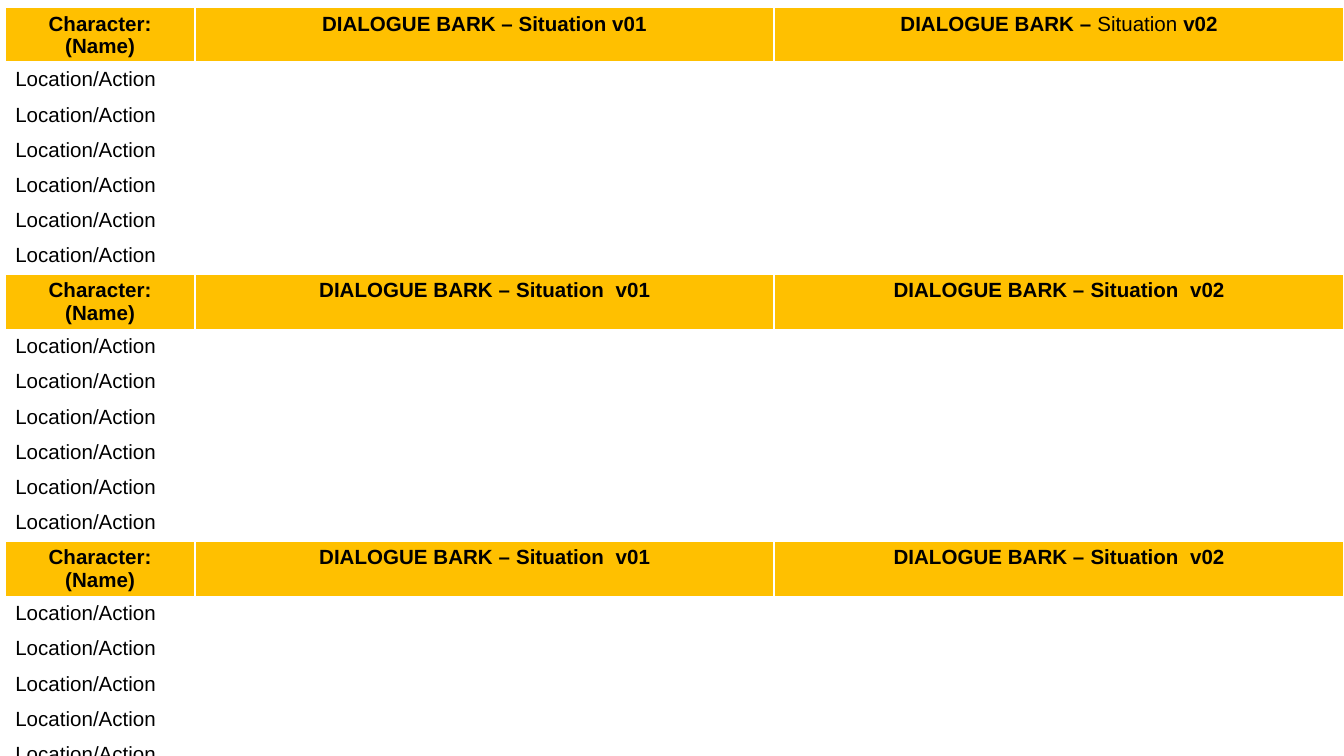
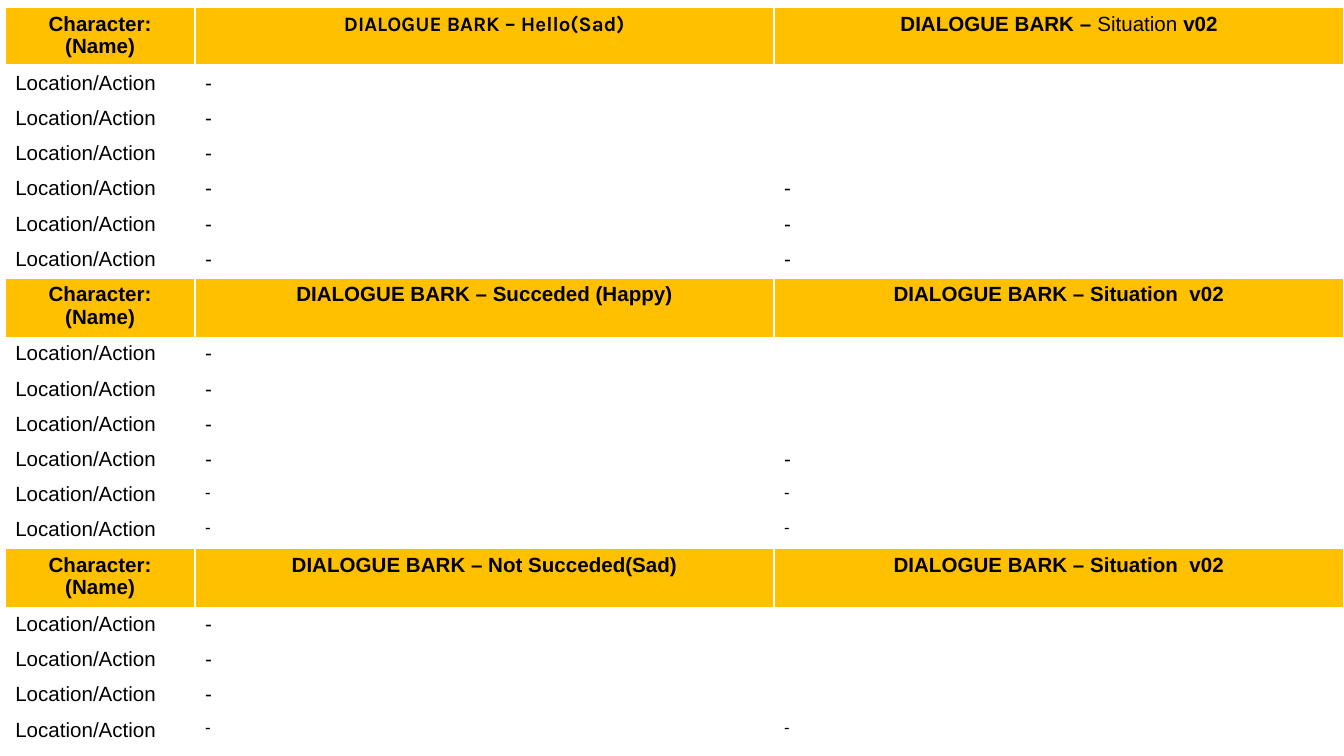
Before and after one commit to E1kari/Game-Jaaaam, a slide deck: slide 6 of Design Stuff/Narrativ/Kunden/2.1 Candour Alabaster.pptx (slide 8 before the commit). Drawn at 1344x756 pixels with LibreOffice and Linux fonts; fonts in the diff are those of the drawing. Boxes give left, top, right and bottom in pixels: in the first picture for what was removed or moved away, otherwise in the second. Text is boxed around its words. In the diff, an @@ line names an element or a change of style, - is before the commit and + after.

```diff
--- a/Design Stuff/Narrativ/Kunden/2.1 Candour Alabaster.pptx
+++ b/Design Stuff/Narrativ/Kunden/2.1 Candour Alabaster.pptx
@@ table at box(5, 8, 1344, 756) @@
-row 1: Character: (Name) | DIALOGUE BARK – Situation v01 | DIALOGUE BARK – Situation v02
+row 1: Character: (Name) | DIALOGUE BARK – Hello(Sad) | DIALOGUE BARK – Situation v02
+row 2: Location/Action | - | 
+row 3: Location/Action | - | 
+row 4: Location/Action | - | 
+row 5: Location/Action | - | -
+row 6: Location/Action | - | -
+row 7: Location/Action | - | -
+row 8: Character: (Name) | DIALOGUE BARK – Succeded (Happy) | DIALOGUE BARK – Situation v02
+row 9: Location/Action | - | 
+row 10: Location/Action | - | 
+row 11: Location/Action | - | 
+row 12: Location/Action | - | -
+row 13: Location/Action | - | -
+row 14: Location/Action | - | -
+row 15: Character: (Name) | DIALOGUE BARK – Not Succeded(Sad) | DIALOGUE BARK – Situation v02
+row 16: Location/Action | - | 
+row 17: Location/Action | - | 
+row 18: Location/Action | - | 
+row 19: Location/Action | - | -
-row 4: Location/Action |  | 
-row 5: Location/Action |  | 
-row 6: Location/Action |  | 
-row 7: Location/Action |  | 
-row 8: Character: (Name) | DIALOGUE BARK – Situation v01 | DIALOGUE BARK – Situation v02
-row 9: Location/Action |  | 
-row 10: Location/Action |  | 
-row 11: Location/Action |  | 
-row 12: Location/Action |  | 
-row 13: Location/Action |  | 
-row 14: Location/Action |  | 
-row 15: Character: (Name) | DIALOGUE BARK – Situation v01 | DIALOGUE BARK – Situation v02
-row 16: Location/Action |  | 
-row 17: Location/Action |  | 
-row 18: Location/Action |  | 
-row 19: Location/Action |  | 
-row 20: Location/Action |  | 
-row 21: Location/Action |  | 
@@ bold off in "Situation" @@
@@ borders changed @@
```
Also in this commit, not shown: 1 other slide changed, 3 slides added, 6 slides removed, 7 other files.
